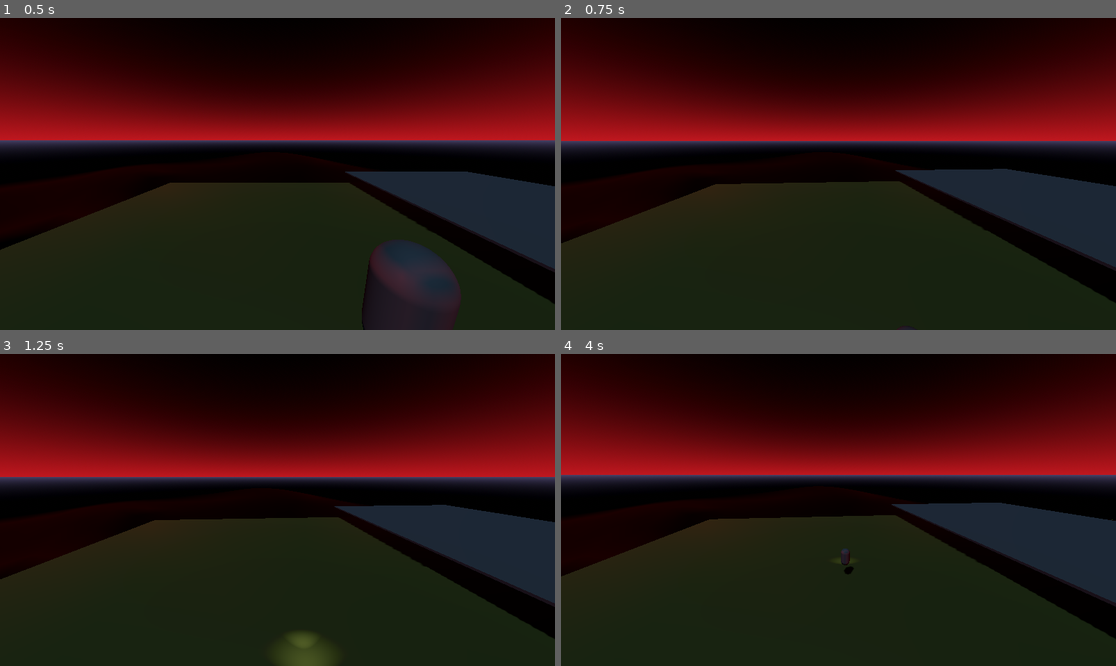
Above: before the commit, frames 1-4 (two rows, left to right).
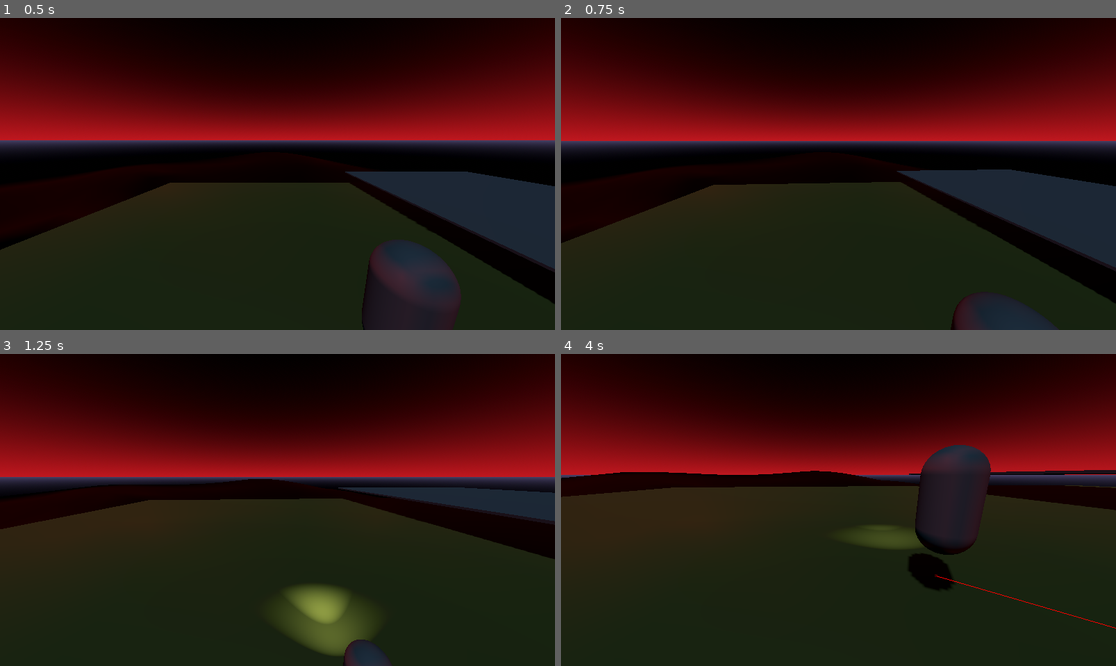
Above: after the commit, the same moments.

Repository: MrBalls426/spoopy
Game: Godot game, scene res://levels/test.tscn
Same seed, same stepped clock (60 frames per second), same inputs: the game is played once before the commit and once after it.
Inputs (mouse positions are in pixels of both pictures, inside the frame that each line leads up to):
- Up to frame 1 (0.5 s): no input
- Up to frame 2 (0.75 s): move the mouse to (866, 174) at 0.52 s; hold W (fly_forward, bound only after the commit) from 0.53 s (still down); hold V (FreeCam) from 0.53 s (still down)
- Up to frame 3 (1.25 s): keep holding W (fly_forward, bound only after the commit); keep holding V (FreeCam); tap Space (jump) at 0.77, 1.07 s; tap C (Drone_return, bound only after the commit) at 0.8 s
- Up to frame 4 (4 s): keep holding W (fly_forward, bound only after the commit); move the mouse to (810, 510) at 1.27 s; release V (FreeCam) at 1.28 s; tap C (Drone_return, bound only after the commit) at 1.35, 3.05 s; tap Space (jump) at 1.52, 1.55, 1.82, 2.1, 3.02, 3.32, 3.77, 3.8 s; move the mouse to (849, 503) at 2.02 s; hold V (FreeCam) 2.03-2.78 s; move the mouse to (832, 516) at 2.77 s; tap V (FreeCam) at 2.85 s; move the mouse to (877, 513) at 3.52 s; hold C (Drone_return, bound only after the commit) from 3.53 s (still down)

Frame 1 is identical in both runs. In frame 2, 1.6% of the frame differs, in the area x 0-100%, y 48-100%; in frame 3, 19%; in frame 4, 22%, in the area x 0-100%, y 29-92%.

Commit message:
made the camera move away from and return to player

Diff:
--- a/Characters/CameraPivot.gd
+++ b/Characters/CameraPivot.gd
@@ -13,10 +13,10 @@
 
 var mouse_motion := Vector2.ZERO
 var FreeCamToggle: bool
+var fly: float
 
 func _ready() -> void:
 	Input.mouse_mode = Input.MOUSE_MODE_CAPTURED
-
 func _physics_process(delta: float) -> void:
 	handle_camera_rotation()
 	if not FreeCamToggle:
@@ -28,26 +28,35 @@
 	global_position = lerp(global_position, character_body_3d.global_position + (Drone_position).rotated(Vector3.UP, rotation.y), penis * camera_speed)
 
 func handle_free_cam() -> void:
-	var drone_direction := Input.get_vector("fly_forward", "fly_back", "fly_left", "fly_right")
-	var flight_path := (transform.basis * Vector3(-drone_direction.y, 0, -drone_direction.x)).normalized()
-	if flight_path:
-		velocity.x = flight_path.x * speed
-		velocity.z = flight_path.z * speed
-	else:
-		velocity.x = move_toward(velocity.x, 0, speed)
-		velocity.z = move_toward(velocity.z, 0, speed)
-	move_and_slide()
+	if FreeCamToggle == true:
+
+		var drone_direction := Input.get_vector("fly_forward", "fly_back", "fly_left", "fly_right")
+		var flight_path := (transform.basis * Vector3(-drone_direction.y, 0, -drone_direction.x)).normalized()
+
+
+
+		if flight_path:
+			velocity.x = flight_path.x * speed
+			velocity.z = flight_path.z * speed
+		else:
+			velocity.x = move_toward(velocity.x, 0, speed)
+			velocity.z = move_toward(velocity.z, 0, speed)
+		move_and_slide()
+
 func _input(event: InputEvent) -> void:
 	if event is InputEventMouseMotion:
 		if Input.mouse_mode == Input.MOUSE_MODE_CAPTURED:
 			mouse_motion = -event.relative * 0.001
+
+
 	if event.is_action_pressed("ui_cancel"):
 		Input.mouse_mode = Input.MOUSE_MODE_VISIBLE
+
 	if event.is_action_pressed("FreeCam"):
 		FreeCamToggle = true
 
-
-
+	if event.is_action_pressed("Drone_return"):
+		FreeCamToggle = false
 func handle_camera_rotation() -> void:
 	rotate_y(mouse_motion.x)
 	camera.rotate_x(-mouse_motion.y)
--- a/Characters/character.gd
+++ b/Characters/character.gd
@@ -7,36 +7,44 @@
 @export var drone_position: Vector3
 
 var gravity: float = ProjectSettings.get_setting("physics/3d/default_gravity")
+var FreeCamToggle: bool
 
 func _ready() -> void:
 	pass
 
 func _physics_process(delta: float) -> void:
 	handle_camera_rotation()
-	var input_dir := Input.get_vector("forward", "back", "left", "right")
-	var direction := (transform.basis * Vector3(-input_dir.y, 0, -input_dir.x)).normalized()
+	if FreeCamToggle == false:
+		var input_dir := Input.get_vector("forward", "back", "left", "right")
+		var direction := (transform.basis * Vector3(-input_dir.y, 0, -input_dir.x)).normalized()
 
 
-	if not is_on_floor():
-		if velocity.y >= 0:
-			velocity.y -= gravity * delta
+		if not is_on_floor():
+			if velocity.y >= 0:
+				velocity.y -= gravity * delta
+			else:
+				velocity.y -= gravity * delta * fall_multiplier
+
+		if direction:
+			velocity.x = direction.x * SPEED
+			velocity.z = direction.z * SPEED
 		else:
-			velocity.y -= gravity * delta * fall_multiplier
-
-	if direction:
-		velocity.x = direction.x * SPEED
-		velocity.z = direction.z * SPEED
-	else:
-		velocity.x = move_toward(velocity.x, 0, SPEED)
-		velocity.z = move_toward(velocity.z, 0, SPEED)
+			velocity.x = move_toward(velocity.x, 0, SPEED)
+			velocity.z = move_toward(velocity.z, 0, SPEED)
 
 
-	if Input.is_action_just_pressed("jump") and is_on_floor():
-		velocity.y = sqrt(jump_height * 2.0 * gravity)
+		if Input.is_action_just_pressed("jump") and is_on_floor():
+			velocity.y = sqrt(jump_height * 2.0 * gravity)
 
-	move_and_slide()
+		move_and_slide()
 
 func _input(event: InputEvent) -> void:
+	if event.is_action_pressed("FreeCam"):
+		FreeCamToggle = true
+
+	if event.is_action_pressed("Drone_return"):
+		FreeCamToggle = false
+
 	if event is InputEventMouseMotion:
 		if Input.mouse_mode == Input.MOUSE_MODE_CAPTURED:
 			mouse_motion = -event.relative * 0.001
--- a/project.godot
+++ b/project.godot
@@ -53,21 +53,36 @@
 }
 fly_forward={
 "deadzone": 0.5,
-"events": [Object(InputEventKey,"resource_local_to_scene":fa …(140 unchanged characters)… d":false,"keycode":0,"physical_keycode":4194320,"key_label":0,"unicode":0,"echo":false,"script":null)
+"events": [Object(InputEventKey,"resource_local_to_scene":fa …(140 unchanged characters)… d":false,"keycode":0,"physical_keycode":87,"key_label":0,"unicode":119,"echo":false,"script":null)
 ]
 }
 fly_back={
 "deadzone": 0.5,
-"events": [Object(InputEventKey,"resource_local_to_scene":fa …(140 unchanged characters)… d":false,"keycode":0,"physical_keycode":4194322,"key_label":0,"unicode":0,"echo":false,"script":null)
+"events": [Object(InputEventKey,"resource_local_to_scene":fa …(140 unchanged characters)… d":false,"keycode":0,"physical_keycode":83,"key_label":0,"unicode":115,"echo":false,"script":null)
 ]
 }
 fly_left={
 "deadzone": 0.5,
-"events": [Object(InputEventKey,"resource_local_to_scene":fa …(140 unchanged characters)… d":false,"keycode":0,"physical_keycode":4194319,"key_label":0,"unicode":0,"echo":false,"script":null)
+"events": [Object(InputEventKey,"resource_local_to_scene":fa …(140 unchanged characters)… d":false,"keycode":0,"physical_keycode":65,"key_label":0,"unicode":97,"echo":false,"script":null)
 ]
 }
 fly_right={
 "deadzone": 0.5,
-"events": [Object(InputEventKey,"resource_local_to_scene":fa …(140 unchanged characters)… d":false,"keycode":0,"physical_keycode":4194321,"key_label":0,"unicode":0,"echo":false,"script":null)
+"events": [Object(InputEventKey,"resource_local_to_scene":fa …(140 unchanged characters)… d":false,"keycode":0,"physical_keycode":68,"key_label":0,"unicode":100,"echo":false,"script":null)
 ]
 }
+Drone_return={
+"deadzone": 0.5,
+"events": [Object(InputEventKey,"resource_local_to_scene":false,"resource_name":"","device":-1,"window_id":0,"alt_pressed":false,"shift_pressed":false,"ctrl_pressed":false,"meta_pressed":false,"pressed":false,"keycode":0,"physical_keycode":67,"key_label":0,"unicode":99,"echo":false,"script":null)
+]
+}
+fly_up={
+"deadzone": 0.5,
+"events": [Object(InputEventKey,"resource_local_to_scene":false,"resource_name":"","device":-1,"window_id":0,"alt_pressed":false,"shift_pressed":false,"ctrl_pressed":false,"meta_pressed":false,"pressed":false,"keycode":0,"physical_keycode":32,"key_label":0,"unicode":32,"echo":false,"script":null)
+]
+}
+fly_down={
+"deadzone": 0.5,
+"events": [Object(InputEventKey,"resource_local_to_scene":false,"resource_name":"","device":-1,"window_id":0,"alt_pressed":false,"shift_pressed":false,"ctrl_pressed":false,"meta_pressed":false,"pressed":false,"keycode":0,"physical_keycode":4194326,"key_label":0,"unicode":0,"echo":false,"script":null)
+]
+}
